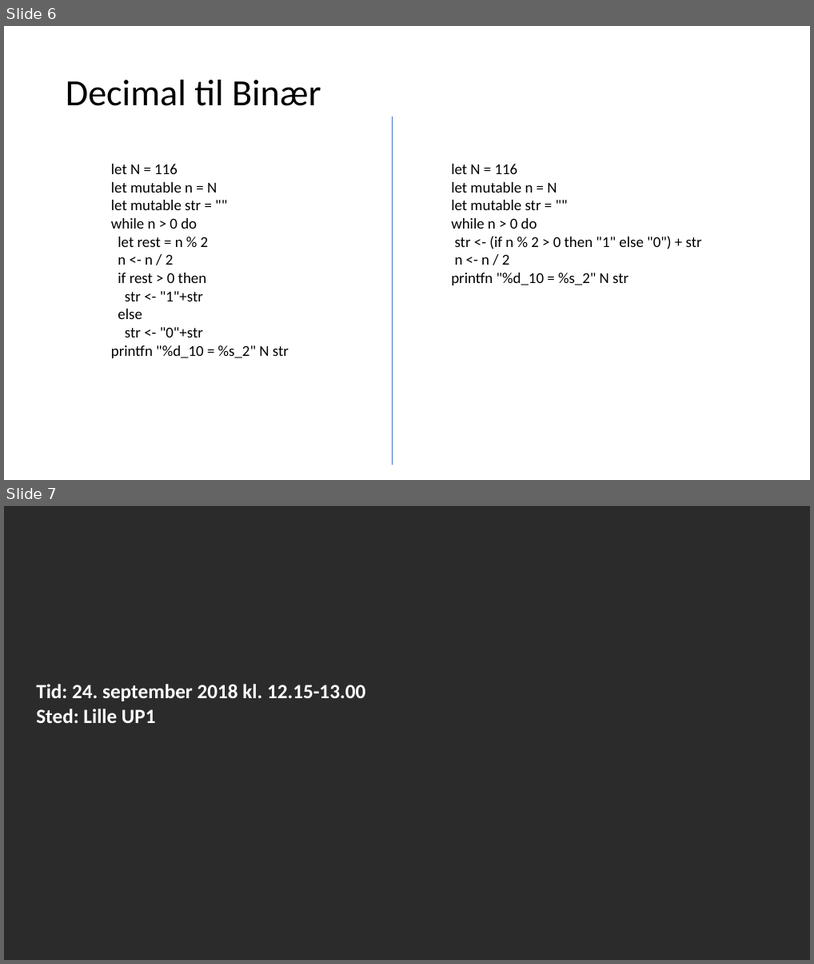
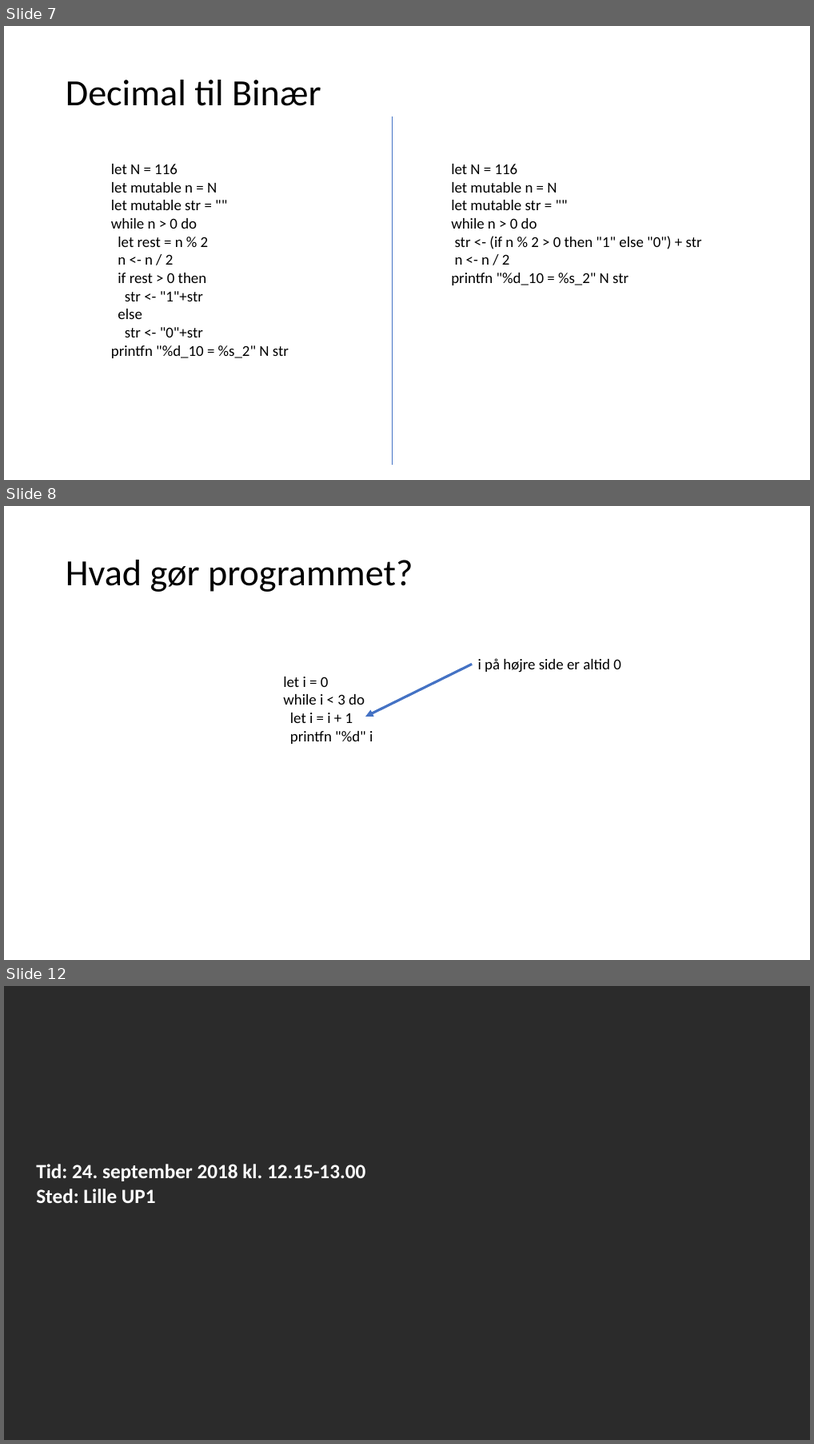
Before and after one commit to fisterloegsovs/pop22, a slide deck: lectures/3.3ConditionalsTuplesNFunctions/lecture.pptx. Shown one above the other, each under a label of ours: slides 6 and 7 before the commit, slides 7, 8 and 12 after it; the slides between them are not shown. The pictures are 814x964 and 814x1444 pixels, drawn with LibreOffice and Linux fonts; fonts in the diff are those of the drawing; background and template pictures are left out; a plain dark background stands for a picture behind light text. Boxes give left, top, right and bottom in pixels: in the first picture for what was removed or moved away, otherwise in the second. Text is boxed around its words. In the diff, an @@ line names an element or a change of style, - is before the commit and + after.

```diff
--- a/lectures/3.3ConditionalsTuplesNFunctions/lecture.pptx
+++ b/lectures/3.3ConditionalsTuplesNFunctions/lecture.pptx
@@ slide 8 added at [4,506,810,960], background #FFFFFF @@
@@ title added at [66,560,413,592], 44 pt, text #000000 @@
+Hvad gør programmet?
@@ arrow added from (472, 664) to (366, 716), #4472C4 3 pt @@
@@ text added at [478,658,622,672], 18 pt, text #000000 @@
+i på højre side er altid 0
@@ text added at [283,676,373,744], 18 pt, text #000000 @@
+let i = 0
+while i < 3 do
+let i = i + 1
+printfn "%d" i
@@ what was slide 6 is now slide 7 @@
@@ what was slide 7 is now slide 12 @@
```
Also in this commit, not shown: 1 slide changed, 4 other slides added, 7 other files.
